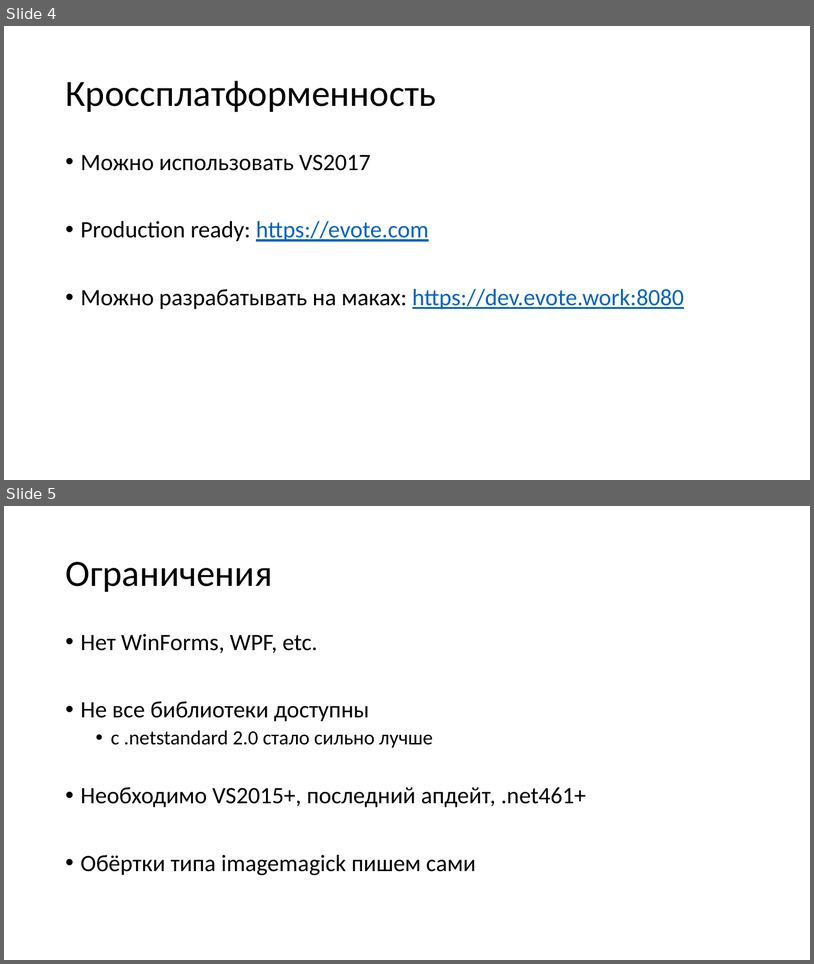
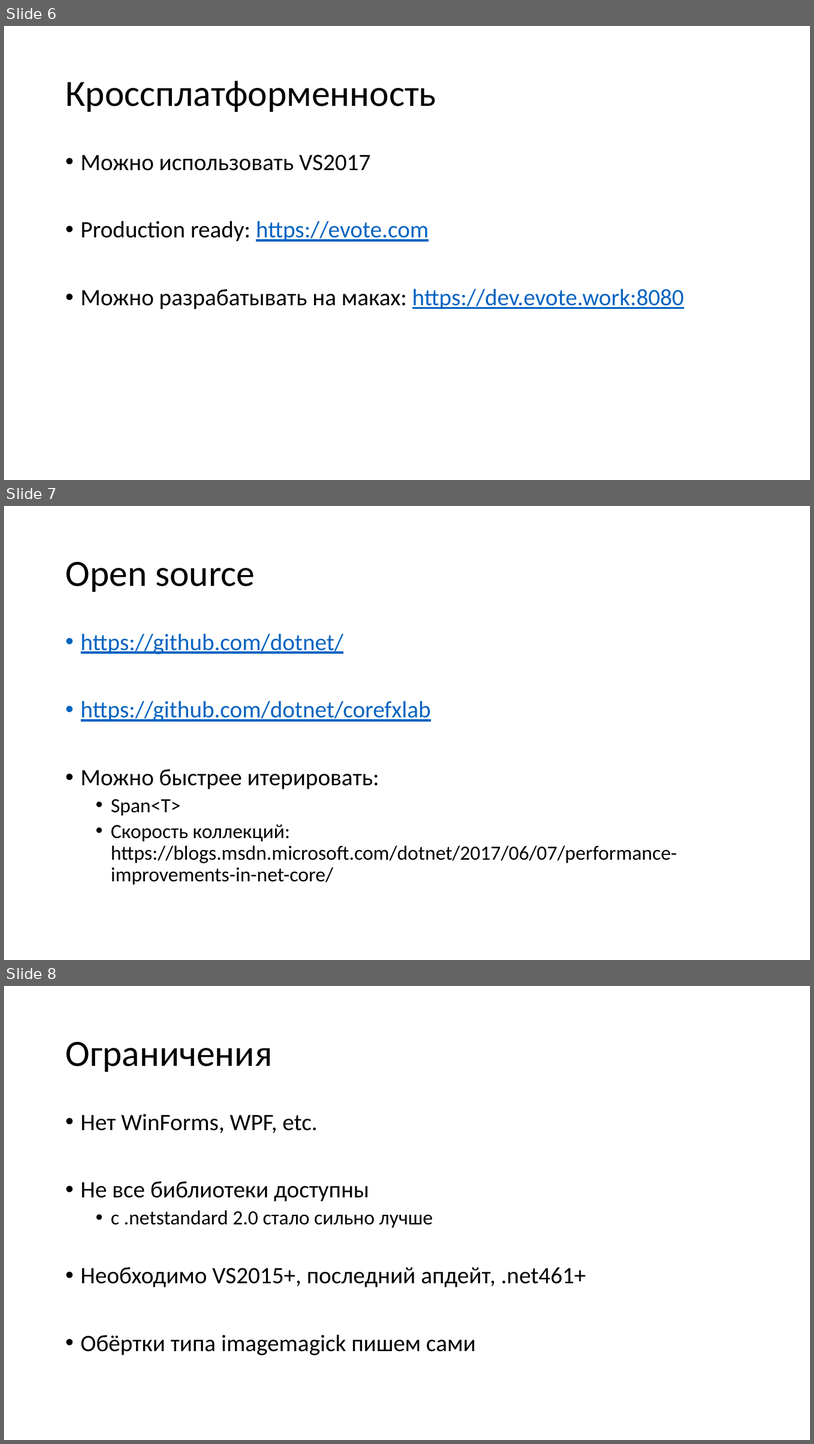
Before and after one commit to aensidhe/presentations, a slide deck: 2017/10/net core and linux in production.pptx. Shown one above the other, each under a label of ours: slides 4 and 5 before the commit, slides 6, 7 and 8 after it. The pictures are 814x964 and 814x1444 pixels, drawn with LibreOffice and Linux fonts; fonts in the diff are those of the drawing. Boxes give left, top, right and bottom in pixels: in the first picture for what was removed or moved away, otherwise in the second. Text is boxed around its words. In the diff, an @@ line names an element or a change of style, - is before the commit and + after.

```diff
--- a/2017/10/net core and linux in production.pptx
+++ b/2017/10/net core and linux in production.pptx
@@ slide 7 added at [4,506,810,960], background #FFFFFF @@
@@ title added at [65,562,255,592], 44 pt, text #000000 @@
+Open source
@@ text added at [81,633,677,885], 24 pt, text #000000 @@
+• https://github.com/dotnet/
+• https://github.com/dotnet/corefxlab
+• Можно быстрее итерировать:
+  • Span<T>
+  • Скорость коллекций: https://blogs.msdn.microsoft.com/dotnet/2017/06/07/performance-improvements-in-net-core/
@@ what was slide 4 is now slide 6 @@
@@ what was slide 5 is now slide 8 @@
```
Also in this commit, not shown: 11 slides changed, 1 other slide added.
